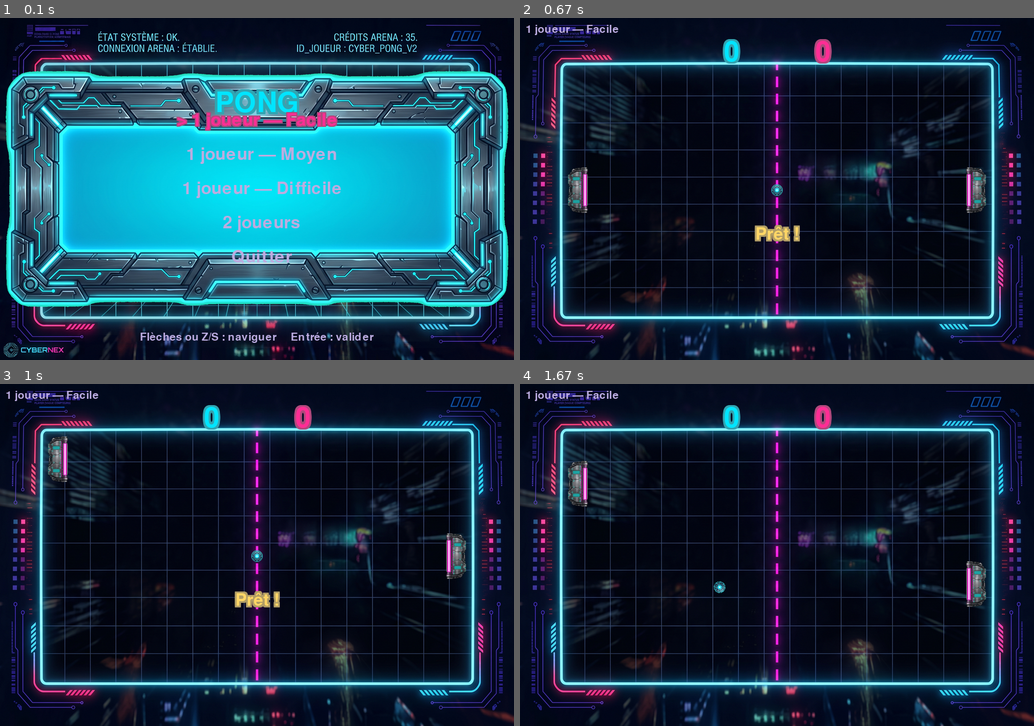
Above: before the commit, frames 1-4 (two rows, left to right).
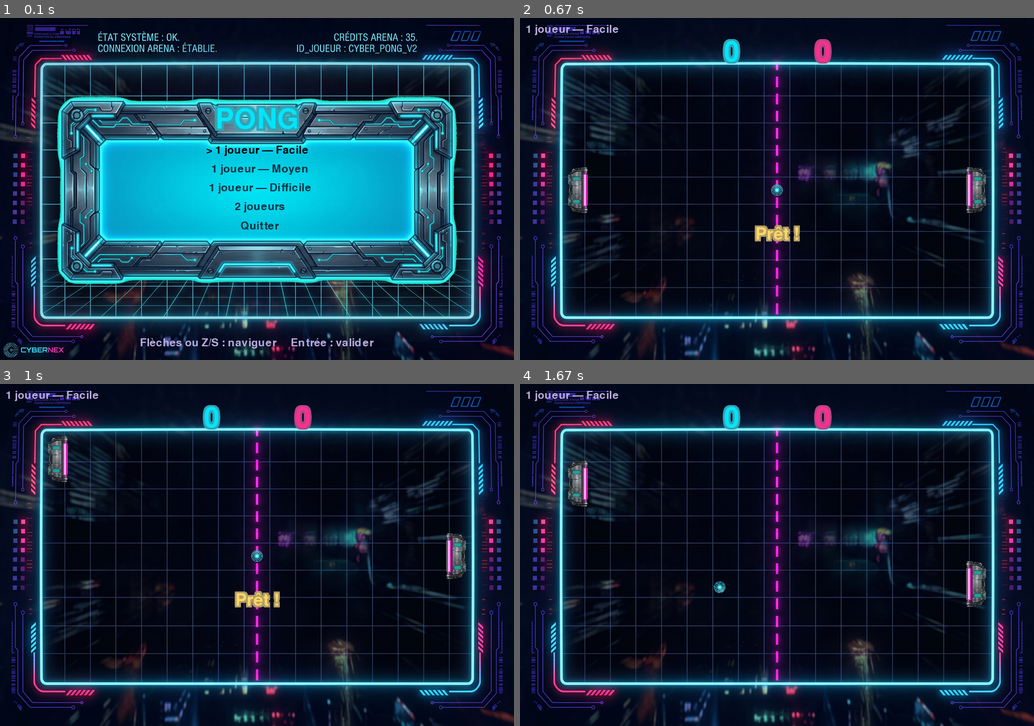
Above: after the commit, the same moments.

Repository: Lamizana/Pong
Game: pygame game, started from main.py
Same seed, same stepped clock (60 frames per second), same inputs: the game is played once before the commit and once after it.
Inputs:
- Up to frame 1 (0.1 s): no input
- Up to frame 2 (0.67 s): tap Enter at 0.33 s
- Up to frame 3 (1 s): hold W from 0.67 s (still down)
- Up to frame 4 (1.67 s): release W at 1.13 s; hold S 1.17-1.47 s; tap Z at 1.23, 1.57 s; hold W from 1.5 s (still down)

The runs differ from the first frame. In frame 1, 47% of the frame differs, in the area x 1-99%, y 15-97%; in frame 2, nothing differs; in frame 3, nothing differs; in frame 4, nothing differs.

Commit message:
fix(menu): cadre reduit dans le rectangle bleu neon + options dans la zone centrale

Diff:
--- a/pong/scenes/menu.py
+++ b/pong/scenes/menu.py
@@ -21,6 +21,15 @@
             ("Quitter", None, None),
         ]
         self.index = 0
+        # Cadre redimensionné une fois pour tenir dans le rectangle bleu néon.
+        self.frame = self._fit_frame(app.assets.menu_frame)
+
+    @staticmethod
+    def _fit_frame(frame):
+        """Réduit le cadre pour qu'il tienne dans le rectangle bleu néon."""
+        width = settings.FIELD_WIDTH - 40
+        height = max(1, round(frame.get_height() * width / frame.get_width()))
+        return pygame.transform.smoothscale(frame, (width, height))
 
     def handle_event(self, event):
         if event.type != pygame.KEYDOWN:
@@ -43,31 +52,30 @@
         surface.blit(self.app.assets.menu_background, (0, 0))
         center_x = settings.WINDOW_WIDTH // 2
 
-        # Cadre décoratif, centré sur l'écran.
-        frame = self.app.assets.menu_frame
-        frame_rect = frame.get_rect(center=(center_x, settings.WINDOW_HEIGHT // 2))
+        # Cadre centré sur le terrain (rectangle bleu néon du fond).
+        frame = self.frame
+        frame_rect = frame.get_rect(center=(
+            (settings.FIELD_LEFT + settings.FIELD_RIGHT) // 2,
+            (settings.FIELD_TOP + settings.FIELD_BOTTOM) // 2))
         surface.blit(frame, frame_rect)
 
-        # Titre, dans la zone haute du cadre.
+        # Titre, dans la bande haute du cadre.
         synthwave.glow_text(surface, self.app.font_large, settings.CAPTION.upper(),
                             settings.NEON_CYAN,
-                            center=(center_x, frame_rect.top + 56), spread=4)
+                            center=(center_x, frame_rect.top + 40), spread=4)
 
-        # Options, centrées verticalement dans le cadre.
-        spacing = 60
-        first_y = frame_rect.centery - (len(self.options) - 1) * spacing // 2
+        # Options, dans la zone centrale (cyan) du cadre ; texte sombre lisible.
+        zone_top = frame_rect.top + int(0.24 * frame_rect.height)
+        zone_bottom = frame_rect.top + int(0.74 * frame_rect.height)
+        spacing = max(1, (zone_bottom - zone_top) // len(self.options))
+        first_y = zone_top + spacing // 2
         for i, (label, _, _) in enumerate(self.options):
             selected = i == self.index
-            color = settings.NEON_PINK if selected else settings.TEXT_DIM
+            color = (0, 0, 0) if selected else (18, 48, 66)
             prefix = "> " if selected else "  "
-            center = (center_x, first_y + i * spacing)
-            if selected:
-                synthwave.glow_text(surface, self.app.font_medium, prefix + label,
-                                    color, center=center, spread=2)
-            else:
-                self.app.draw_text(surface, prefix + label, self.app.font_medium, color,
-                                   center=center)
+            self.app.draw_text(surface, prefix + label, self.app.font_small, color,
+                               center=(center_x, first_y + i * spacing))
 
         self.app.draw_text(surface, "Flèches ou Z/S : naviguer     Entrée : valider",
                            self.app.font_small, settings.TEXT_DIM,
-                           center=(center_x, settings.WINDOW_HEIGHT - 40))
+                           center=(center_x, settings.WINDOW_HEIGHT - 30))
